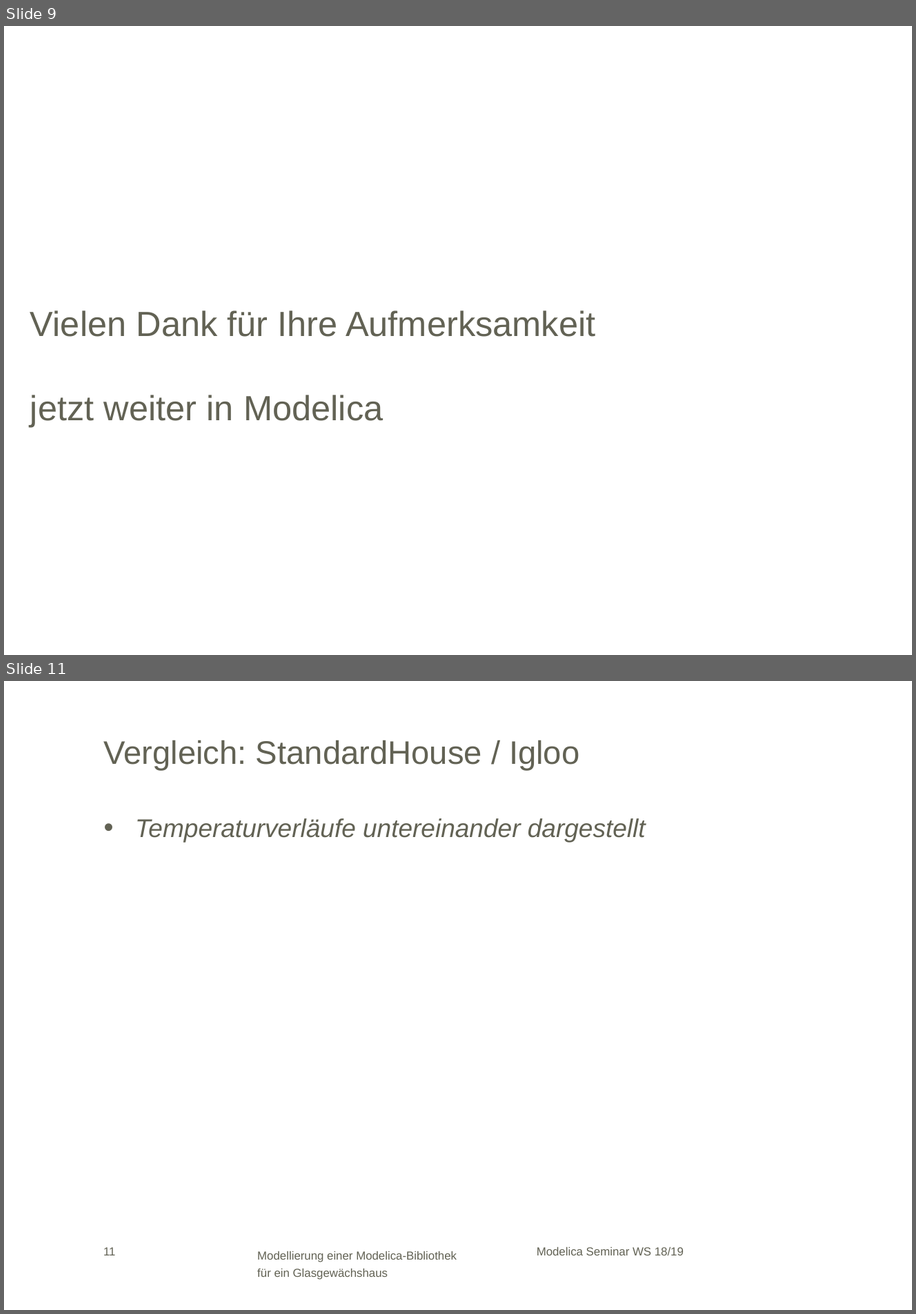
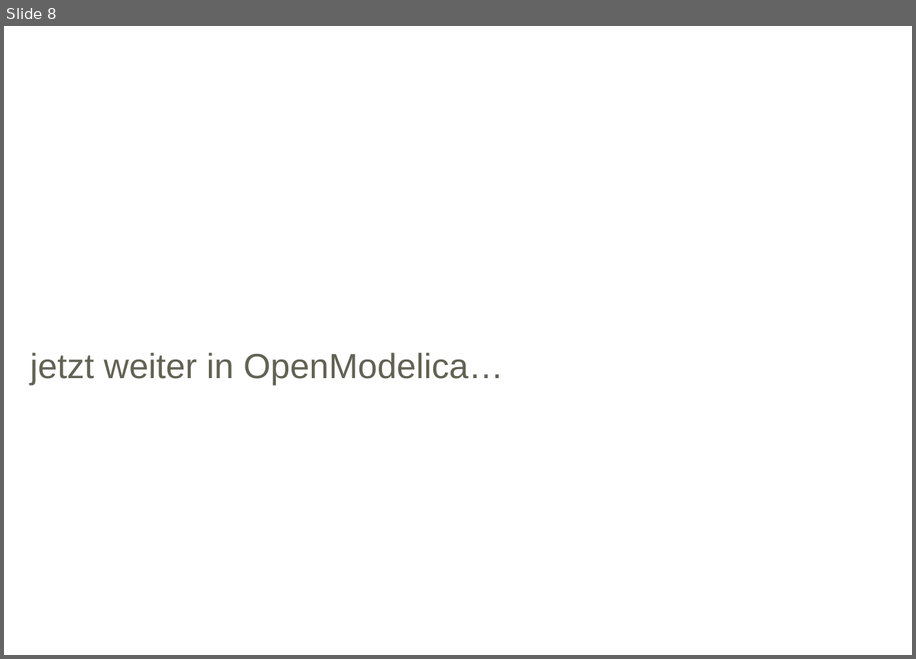
Before and after one commit to HeikoBielik/gewXhouse, a slide deck: Modelica WS 18_19_V3.pptx. Shown one above the other, each under a label of ours: slides 9 and 11 before the commit, slide 8 after it; the slides between them are not shown. The pictures are 916x1314 and 916x659 pixels, drawn with LibreOffice and Linux fonts; fonts in the diff are those of the drawing; background and template pictures are left out. Boxes give left, top, right and bottom in pixels: in the first picture for what was removed or moved away, otherwise in the second. Text is boxed around its words. In the diff, an @@ line names an element or a change of style, - is before the commit and + after.

```diff
--- a/Modelica WS 18_19_V3.pptx
+++ b/Modelica WS 18_19_V3.pptx
@@ slide 11 removed at (x1=4, y1=681, x2=912, y2=1310), background #FFFFFF @@
@@ title removed at (x1=104, y1=740, x2=579, y2=771) @@
-Vergleich: StandardHouse / Igloo
@@ text removed at (x1=135, y1=818, x2=646, y2=841) @@
-• Temperaturverläufe untereinander dargestellt
@@ page number removed at (x1=103, y1=1247, x2=115, y2=1255) @@
-11
@@ text removed at (x1=257, y1=1251, x2=457, y2=1279) @@
-Modellierung einer Modelica-Bibliothek für ein Glasgewächshaus
@@ text removed at (x1=537, y1=1247, x2=684, y2=1255) @@
-Modelica Seminar WS 18/19
@@ what was slide 9 is now slide 8 @@
@@ slide 8 changed as well @@
@@ text at (x1=30, y1=352, x2=504, y2=385): text changed @@
-Vielen Dank für Ihre Aufmerksamkeit
-jetzt weiter in Modelica
+jetzt weiter in OpenModelica…
```
Also in this commit, not shown: 1 other slide changed, 6 slides added, 8 other slides removed, 1 other file.
